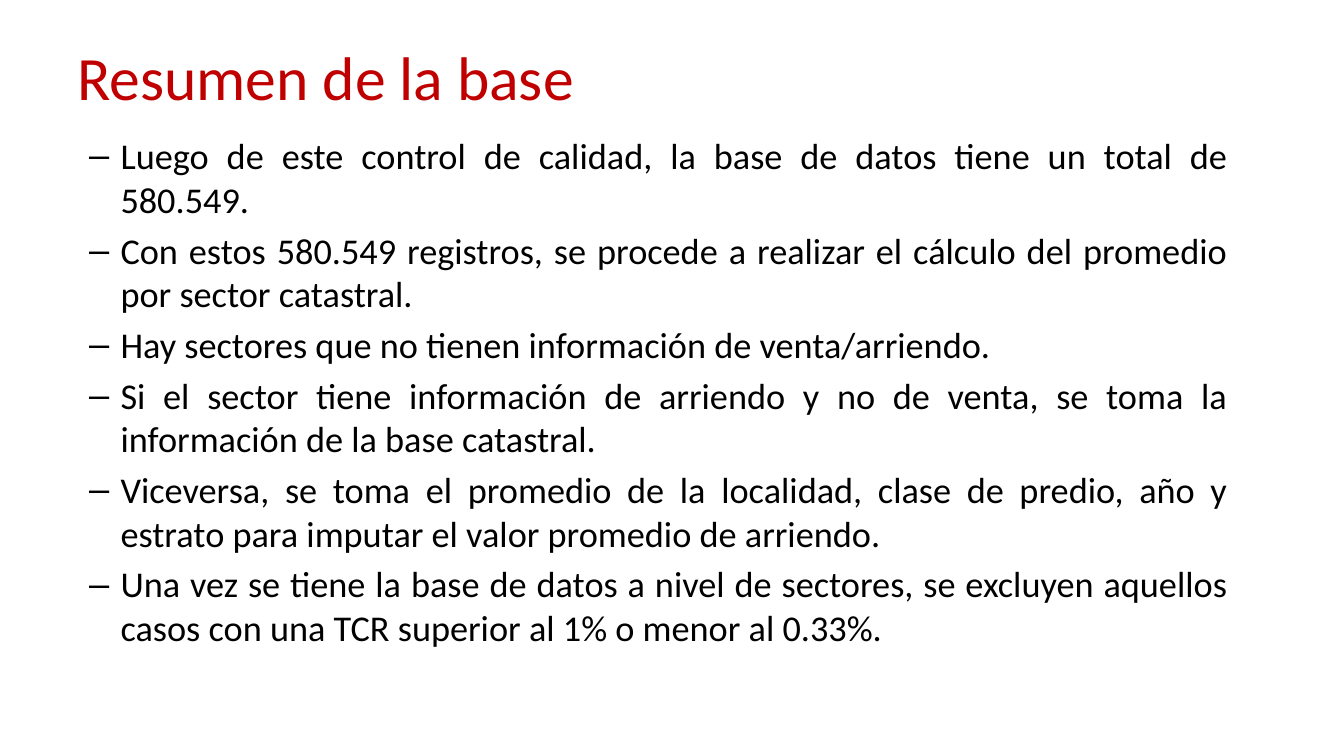
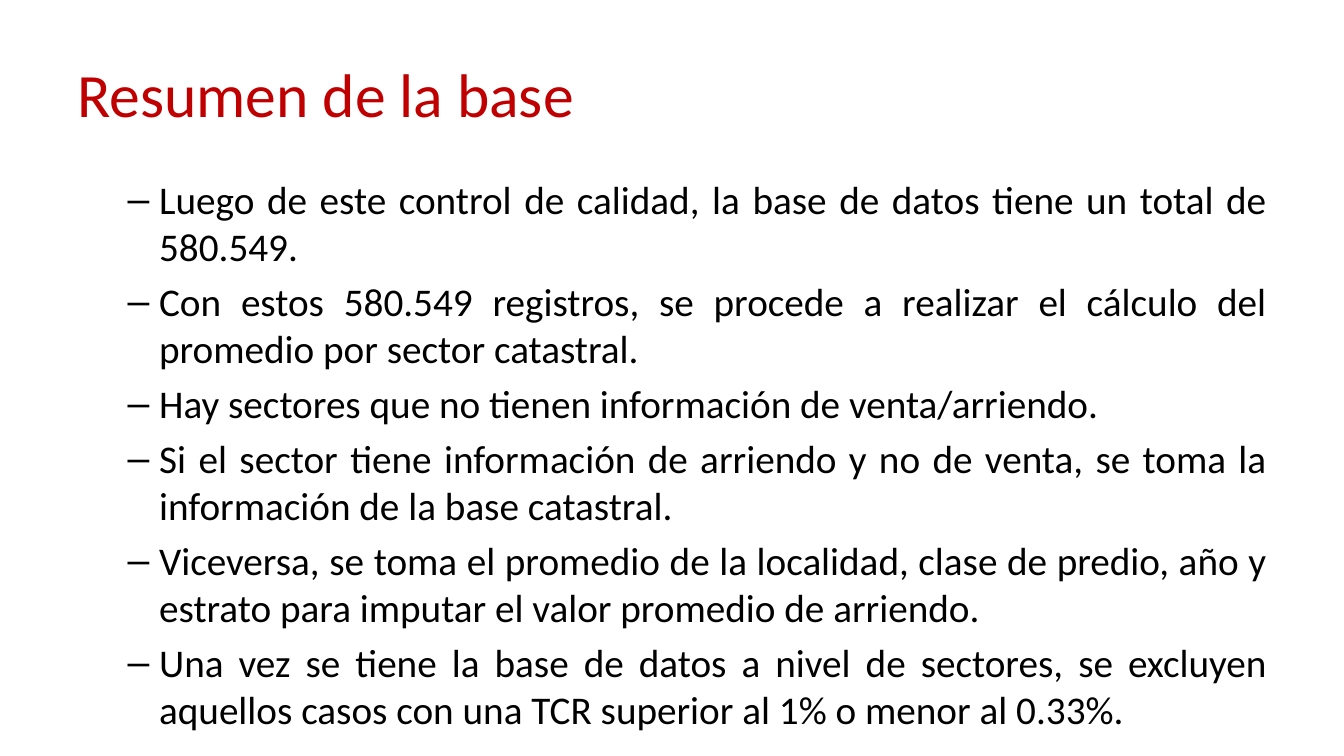
Before and after one commit to caavellanedag/210422_ESTUDIO_TASA_RENTA, a slide deck: slide 16 of reports/PRESENTACION_ESTUDIO_TASA_RENTA.pptx. Drawn at 1344x756 pixels with LibreOffice and Linux fonts; fonts in the diff are those of the drawing; background and template pictures are left out. Boxes give left, top, right and bottom in pixels: in the first picture for what was removed or moved away, otherwise in the second. Text is boxed around its words. In the diff, an @@ line names an element or a change of style, - is before the commit and + after.

```diff
--- a/reports/PRESENTACION_ESTUDIO_TASA_RENTA.pptx
+++ b/reports/PRESENTACION_ESTUDIO_TASA_RENTA.pptx
@@ title "Resumen de la base": place and size @@
-title "Resumen de la base" at box(77, 57, 574, 101)
+title "Resumen de la base" at box(77, 74, 574, 118)
@@ text "Luego de este control de ...": place and size @@
-text "Luego de este control de ..." at box(121, 143, 1227, 647)
+text "Luego de este control de ..." at box(159, 186, 1266, 731)
@@ text "Luego de este control de ..." at box(159, 186, 1266, 731): size 25.9 to 28 pt @@
```
Also in this commit, not shown: 6 other slides changed, 9 other files.
